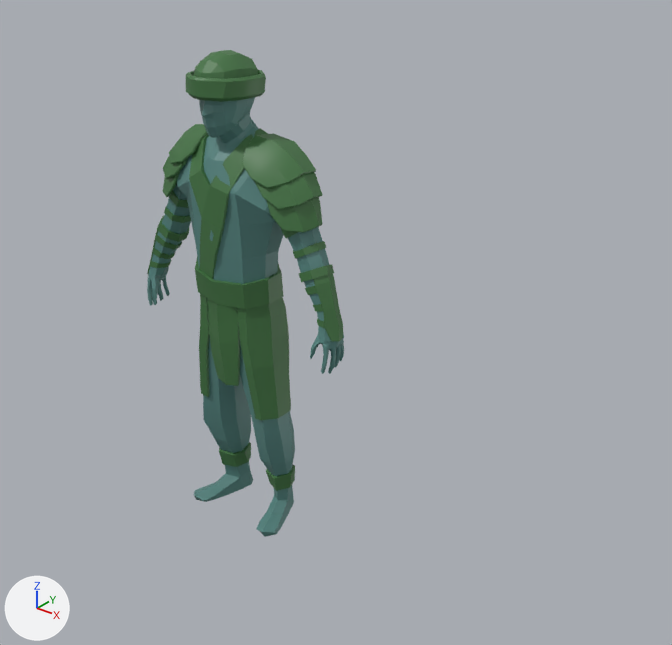
Renders of the FBX model Assets/Models/Cards Hero/Ensh.fbx from each side of a commit.
Camera for both pictures: a camera (50 mm lens) standing at (0.201, -0.198, 0.211) and looking at (0.047, -0.006, 0.092). The lights are fixed; the arrows at lower left show +X, +Y and +Z. Where no turn or scale is listed for an object, it has been applied to the vertices.

The older version as bpy lines, for what is in view:
```python
me_mesh = bpy.data.meshes.new('Mesh')
me_mesh.from_pydata(...)  # 928 vertices, 960 faces; spans x -0.043..0.043, y -0.01..0.014, z 0.0..0.162
me_mesh.materials.append(mat_ensh1)  # cyan #568681
me_mesh_002 = bpy.data.meshes.new('Mesh.002')
me_mesh_002.from_pydata(...)  # 120 vertices, 120 faces; spans x -0.0309..0.0309, y -0.0093..0.0093, z -0.0071..0.0071
me_mesh_002.materials.append(mat_enshsub1)  # dark green #427442
me_mesh_013 = bpy.data.meshes.new('Mesh.013')
me_mesh_013.from_pydata(...)  # 206 vertices, 208 faces; spans x -0.0105..0.0105, y -0.0126..0.0125, z -0.007..0.0063
me_mesh_013.materials.append(mat_enshsub1)  # dark green #427442
ob_enshbody = bpy.data.objects.new('EnshBody', me_mesh)
ob_enshbody.location = (0.0, 0.0, 0.0)
ob_esholderarmor1 = bpy.data.objects.new('ESholderArmor1', me_mesh_002)
ob_esholderarmor1.location = (0.0, 0.0041, 0.1284)
ob_ethakiay = bpy.data.objects.new('EThakiay', me_mesh_013)
ob_ethakiay.location = (0.0, 0.0008, 0.1574)
# also in view: 'ESholderArmor2' at (0.0, 0.003, 0.123); 'ELegArmor' at (0.0, 0.006, 0.015); 'ESholderArmor' at (0.0, 0.004, 0.133); 'EBelt' at (0.0, 0.002, 0.091); 'EArmArmor' at (0.0, 0.003, 0.092)
```
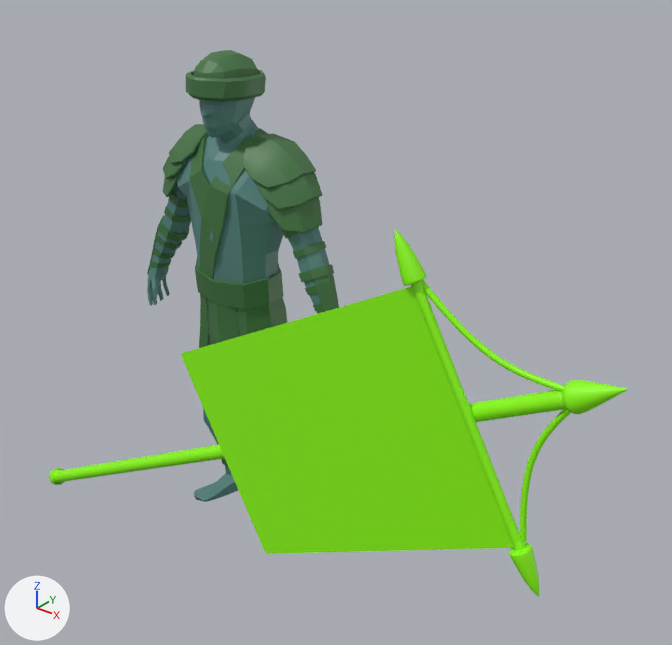
Where the newer file only moved an object's origin or applied its transform, the numbers keep the older frame.

Where the change shows, as pixel boxes (x1, y1, x2, y2) in the pictures (672 x 645 px):
```json
{"object": "pasted__First", "change": "added", "after": [181, 287, 514, 554], "on screen": "green"}
{"object": "pasted__CpMain", "change": "added", "after": [49, 380, 628, 485], "on screen": "green"}
{"object": "pasted__Cpsub", "change": "added", "after": [394, 229, 540, 597], "on screen": "green"}
{"object": "pasted__cpsubs", "change": "added", "after": [421, 280, 564, 392], "on screen": "green"}
{"object": "pasted__cpsubs1", "change": "added", "after": [520, 409, 571, 547], "on screen": "green"}
{"object": "EBott", "change": "unchanged, covered by the edit", "before": [199, 294, 291, 420], "after": [199, 294, 287, 348]}
```

The change, as JSON lines over the scene's bpy script:
```json
{"op": "add", "block": "mat_pasted__props1", "code": ["mat_pasted__props1 = principled_material('pasted__props1')", "mat_pasted__props1.base_color = (0.269, 1.0, 0.0)  # green #8eff00"]}
{"op": "add", "block": "me_mesh_018", "code": ["me_mesh_018 = bpy.data.meshes.new('Mesh.018')", "me_mesh_018.from_pydata(...)  # 121 vertices, 100 faces; spans x -0.0547..0.0547, y 0.0, z -0.0494..0.0494", "me_mesh_018.materials.append(mat_pasted__props1)  # green #8eff00"]}
{"op": "add", "block": "me_mesh_017", "code": ["me_mesh_017 = bpy.data.meshes.new('Mesh.017')", "me_mesh_017.from_pydata(...)  # 382 vertices, 380 faces; spans x -0.0189..0.0185, y -0.0016..0.0016, z -0.0083..0.0086", "me_mesh_017.materials.append(mat_pasted__props1)  # green #8eff00"]}
{"op": "add", "block": "me_mesh_016", "code": ["me_mesh_016 = bpy.data.meshes.new('Mesh.016')", "me_mesh_016.from_pydata(...)  # 382 vertices, 380 faces; spans x -0.0052..0.0042, y -0.0016..0.0016, z -0.0202..0.0199", "me_mesh_016.materials.append(mat_pasted__props1)  # green #8eff00"]}
{"op": "add", "block": "me_mesh_015", "code": ["me_mesh_015 = bpy.data.meshes.new('Mesh.015')", "me_mesh_015.from_pydata(...)  # 522 vertices, 520 faces; spans x -0.116..0.092, y -0.004..0.004, z -0.065..0.05", "me_mesh_015.materials.append(mat_pasted__props1)  # green #8eff00"]}
{"op": "add", "block": "me_mesh_014", "code": ["me_mesh_014 = bpy.data.meshes.new('Mesh.014')", "me_mesh_014.from_pydata(...)  # 582 vertices, 580 faces; spans x -0.0214..0.0214, y -0.0027..0.0027, z -0.0395..0.0395", "me_mesh_014.materials.append(mat_pasted__props1)  # green #8eff00"]}
{"op": "add", "block": "ob_pasted__first", "code": ["ob_pasted__first = bpy.data.objects.new('pasted__First', me_mesh_018)", "ob_pasted__first.location = (0.0743, -0.0424, 0.0808)"]}
{"op": "add", "block": "ob_pasted__cpsubs", "code": ["ob_pasted__cpsubs = bpy.data.objects.new('pasted__cpsubs', me_mesh_017)", "ob_pasted__cpsubs.location = (0.1167, -0.0398, 0.1228)"]}
{"op": "add", "block": "ob_pasted__cpsubs1", "code": ["ob_pasted__cpsubs1 = bpy.data.objects.new('pasted__cpsubs1', me_mesh_016)", "ob_pasted__cpsubs1.location = (0.1327, -0.0398, 0.0932)"]}
{"op": "add", "block": "ob_pasted__cpmain", "code": ["ob_pasted__cpmain = bpy.data.objects.new('pasted__CpMain', me_mesh_015)", "ob_pasted__cpmain.location = (0.055, -0.0389, 0.0703)"]}
{"op": "add", "block": "ob_pasted__cpsub", "code": ["ob_pasted__cpsub = bpy.data.objects.new('pasted__Cpsub', me_mesh_014)", "ob_pasted__cpsub.location = (0.1135, -0.0416, 0.102)"]}
```
